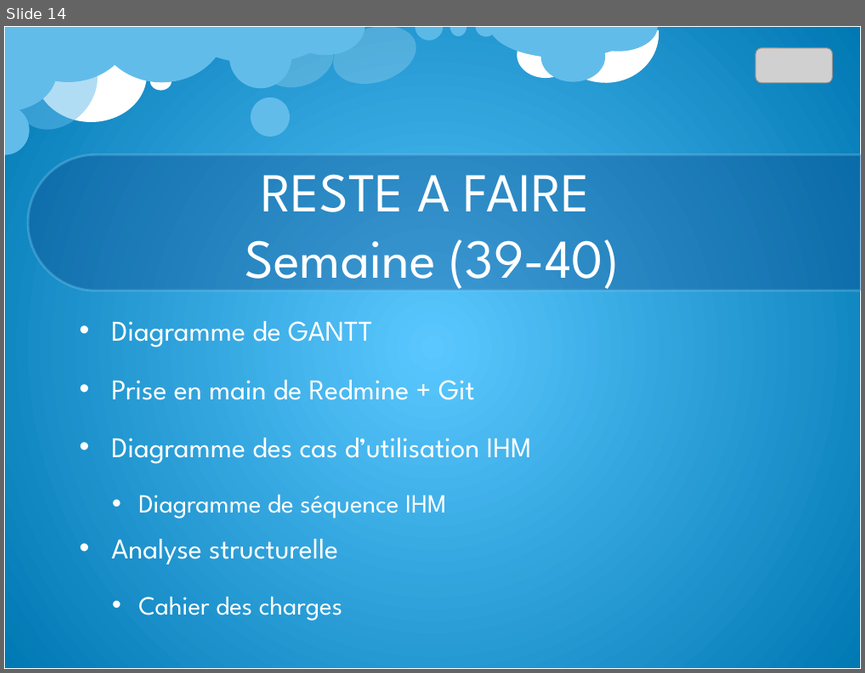
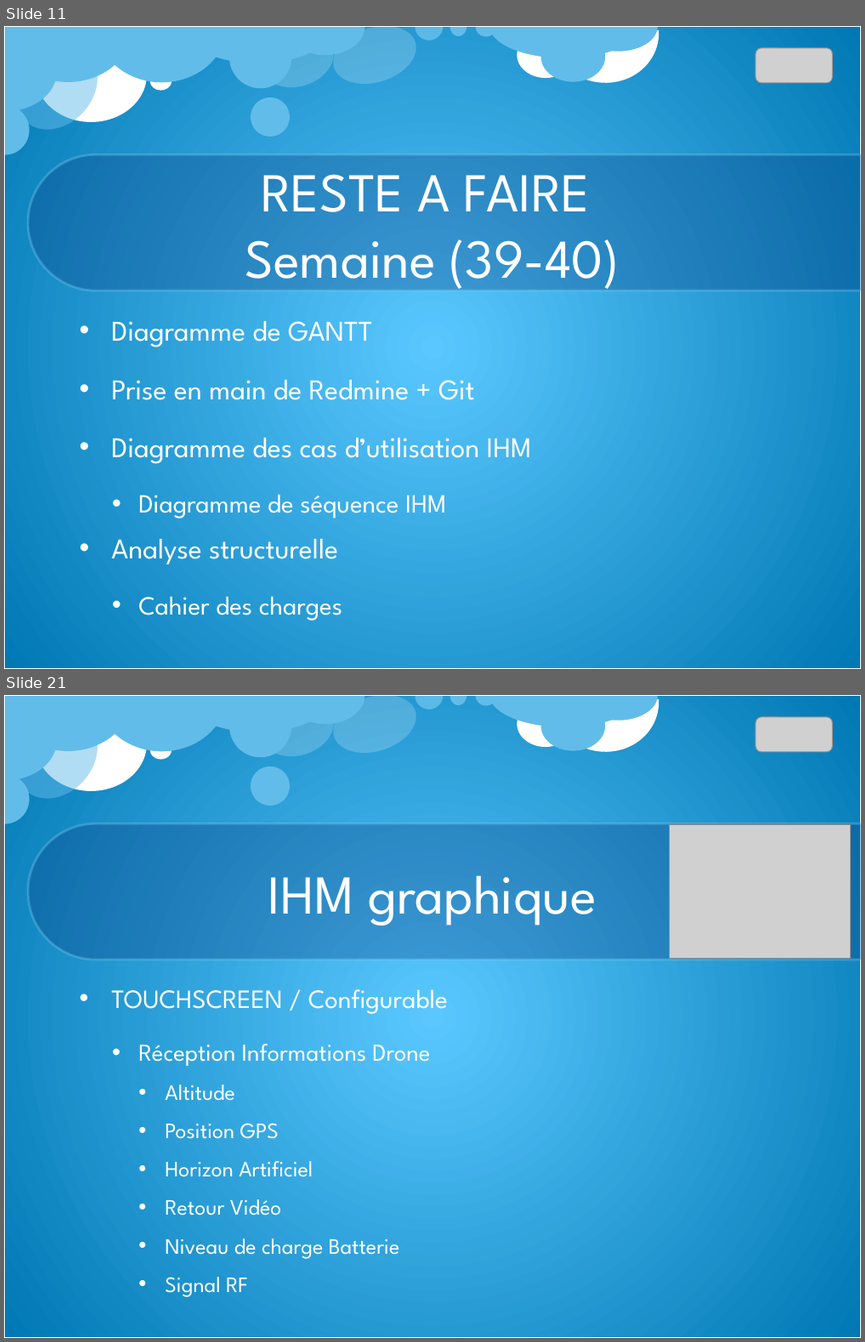
Before and after one commit to Qt-Widgets/PROJET_Drone, a slide deck: cr/CR_lundi_23_09_13.pptx. Shown one above the other, each under a label of ours: slide 14 before the commit, slides 11 and 21 after it; the slides between them are not shown. The pictures are 865x673 and 865x1342 pixels, drawn with LibreOffice and Linux fonts; fonts in the diff are those of the drawing; grey boxes stand for pictures; background and template pictures are left out. Boxes give left, top, right and bottom in pixels: in the first picture for what was removed or moved away, otherwise in the second. Text is boxed around its words. In the diff, an @@ line names an element or a change of style, - is before the commit and + after.

```diff
--- a/cr/CR_lundi_23_09_13.pptx
+++ b/cr/CR_lundi_23_09_13.pptx
@@ slide 21 added at (x1=4, y1=695, x2=861, y2=1338), background picture (left out); not listed: 23 template elements that a slide beside it also shows @@
@@ picture added at (x1=755, y1=717, x2=833, y2=753) @@
@@ picture added at (x1=669, y1=824, x2=850, y2=957) @@
@@ title added at (x1=268, y1=875, x2=596, y2=925), 46 pt, text #FFFFFF @@
+IHM graphique
@@ text added at (x1=111, y1=989, x2=448, y2=1297), 18.5 pt, text #FFFFFF @@
+• TOUCHSCREEN / Configurable
+  • Réception Informations Drone
+    • Altitude
+    • Position GPS
+    • Horizon Artificiel
+    • Retour Vidéo
+    • Niveau de charge Batterie
+    • Signal RF
@@ what was slide 14 is now slide 11 @@
```
Also in this commit, not shown: 7 slides changed, 16 other slides added, 2 slides removed, 3 other files.
